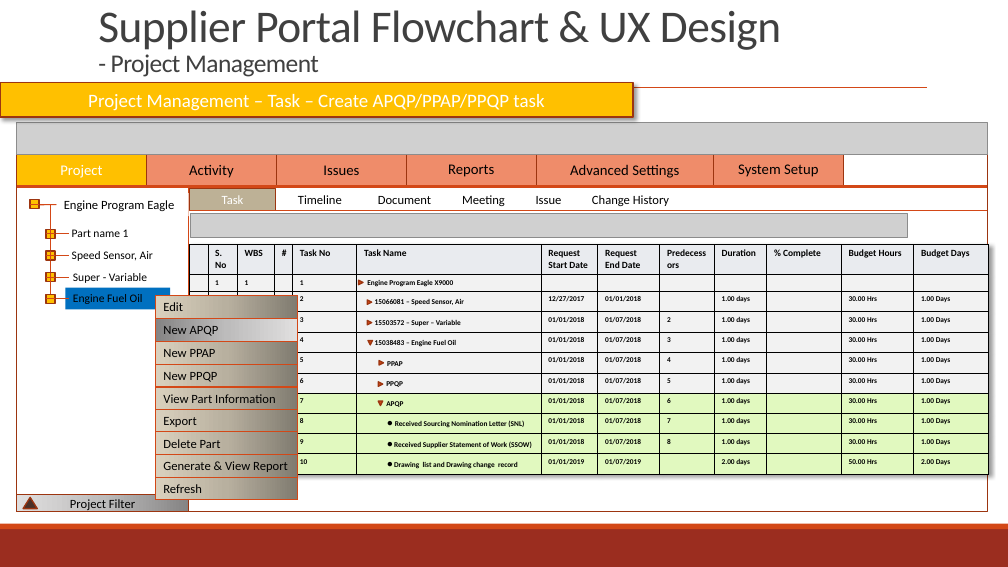
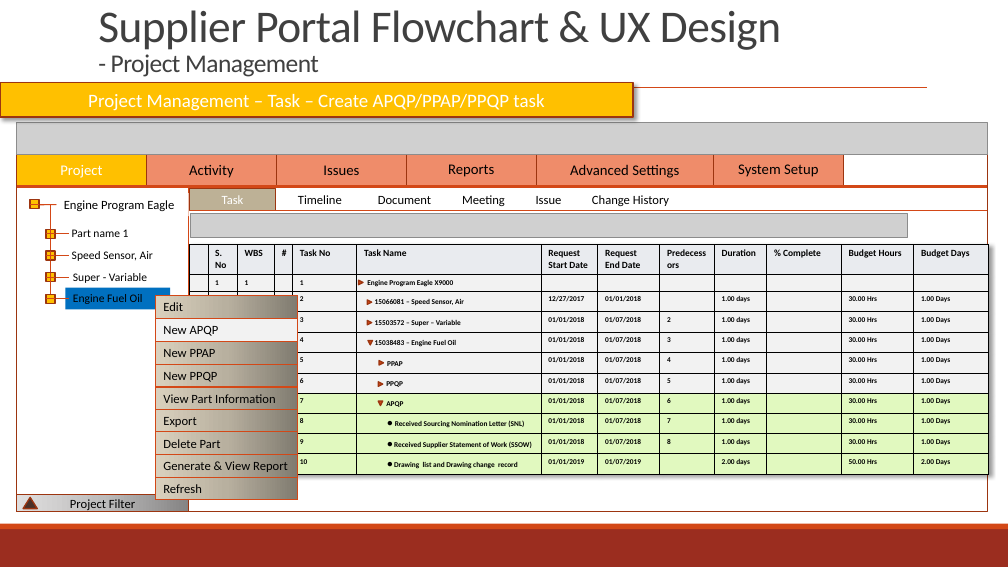
Before and after one commit to zyw9963/YFVE-supplier-portal, a slide deck: slide 90 of projects/YanFeng/02 System Design/User Stories/Flowcharts/Supplier FlowCharts & UX.pptx (slide 87 before the commit). Drawn at 1008x567 pixels with LibreOffice and Linux fonts; fonts in the diff are those of the drawing; grey boxes stand for pictures. Boxes give left, top, right and bottom in pixels: in the first picture for what was removed or moved away, otherwise in the second. Text is boxed around its words. In the diff, an @@ line names an element or a change of style, - is before the commit and + after.

```diff
--- a/projects/YanFeng/02 System Design/User Stories/Flowcharts/Supplier FlowCharts & UX.pptx
+++ b/projects/YanFeng/02 System Design/User Stories/Flowcharts/Supplier FlowCharts & UX.pptx
@@ rectangle "New APQP" at [156, 318, 297, 341]: fill gradient #868585 to #BEBDBD to #E1E0E0 to #F2F2F2 @@
```
Also in this commit, not shown: 12 other slides changed, 8 slides added, 3 slides removed, 1 other file.
